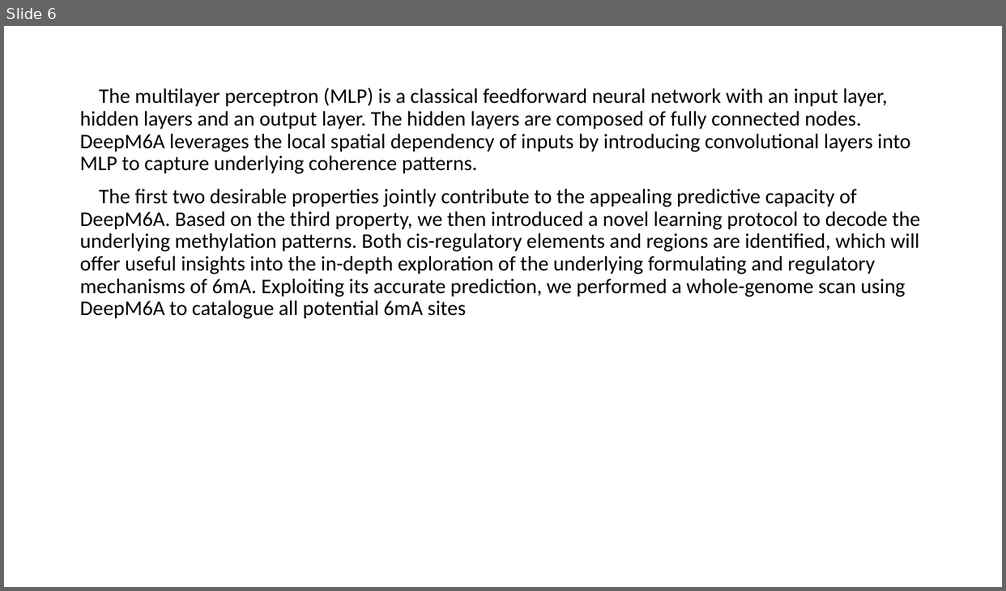
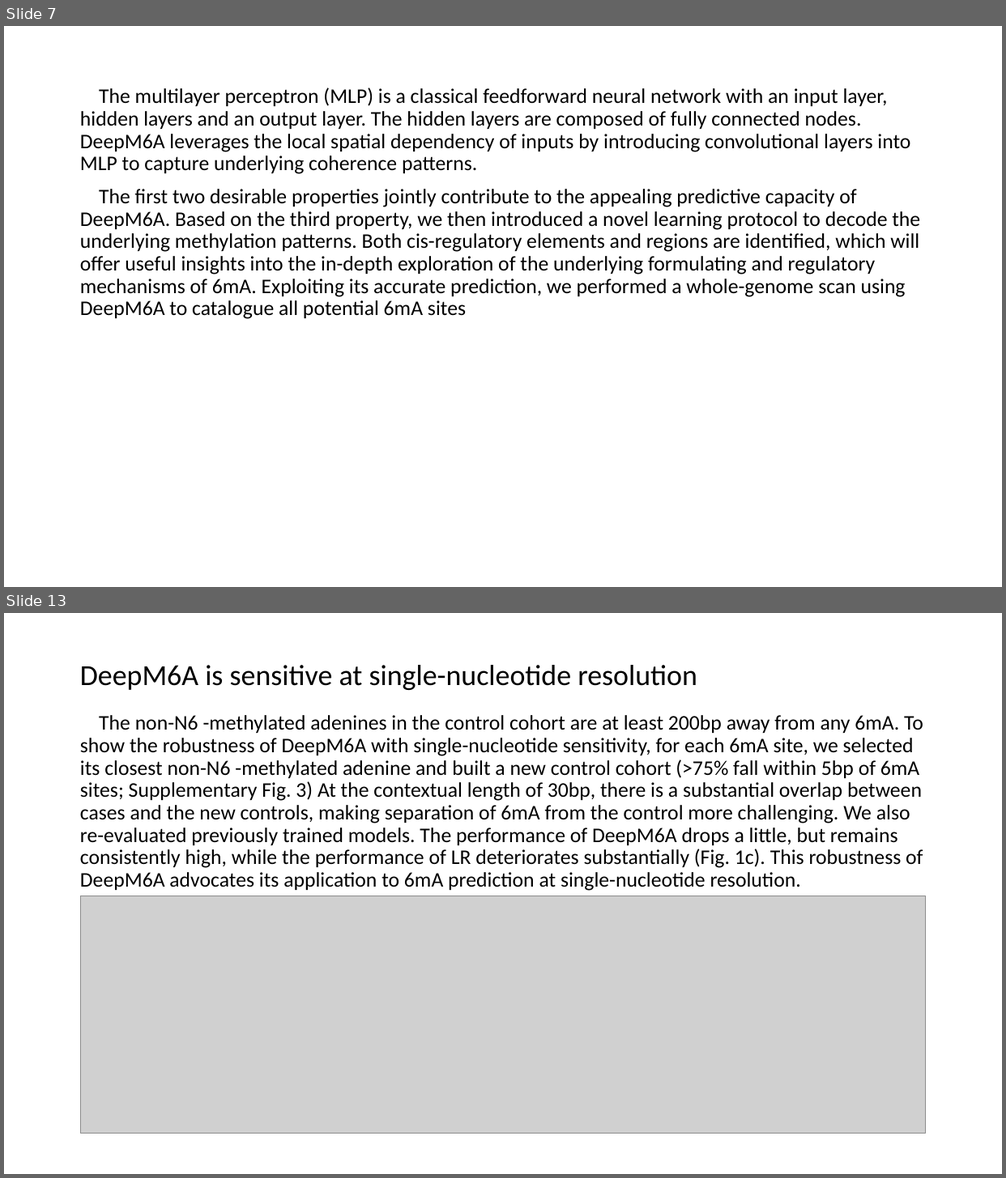
Before and after one commit to YanChengHuang/paper_implement, a slide deck: DeepM6A/presentation/DeepM6A.pptx. Shown one above the other, each under a label of ours: slide 6 before the commit, slides 7 and 13 after it; the slides between them are not shown. The pictures are 1006x591 and 1006x1178 pixels, drawn with LibreOffice and Linux fonts; fonts in the diff are those of the drawing; grey boxes stand for pictures. Boxes give left, top, right and bottom in pixels: in the first picture for what was removed or moved away, otherwise in the second. Text is boxed around its words. In the diff, an @@ line names an element or a change of style, - is before the commit and + after.

```diff
--- a/DeepM6A/presentation/DeepM6A.pptx
+++ b/DeepM6A/presentation/DeepM6A.pptx
@@ slide 13 added at bbox=[4, 613, 1002, 1174], background #FFFFFF @@
@@ title added at bbox=[80, 665, 697, 690], 28 pt, text #000000 @@
+DeepM6A is sensitive at single-nucleotide resolution
@@ text added at bbox=[80, 715, 923, 891], 20 pt, text #000000 @@
+The non-N6 -methylated adenines in the control cohort are at least 200bp away from any 6mA. To show the robustness of DeepM6A with single-nucleotide sensitivity, for each 6mA site, we selected its closest non-N6 -methylated adenine and built a new control cohort (>75% fall within 5bp of 6mA sites; Supplementary Fig. 3) At the contextual length of 30bp, there is a substantial overlap between cases and the new controls, making separation of 6mA from the control more challenging. We also re-evaluated previously trained models. The performance of DeepM6A drops a little, but remains consistently high, while the performance of LR deteriorates substantially (Fig. 1c). This robustness of DeepM6A advocates its application to 6mA prediction at single-nucleotide resolution.
@@ picture added at bbox=[81, 896, 926, 1134] @@
@@ what was slide 6 is now slide 7 @@
```
Also in this commit, not shown: 5 slides changed, 17 other slides added, 5 other files.
